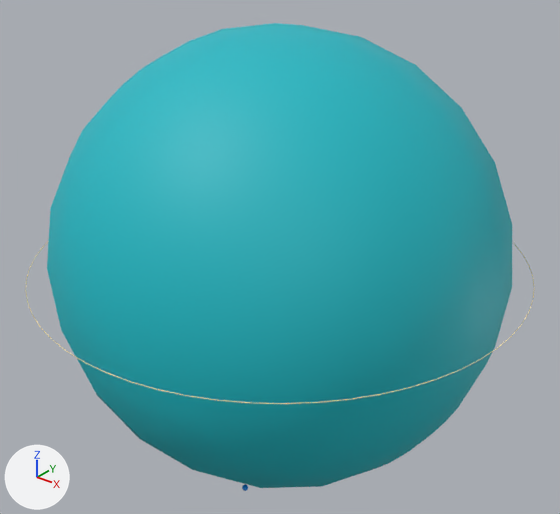
One commit to the glTF model glb/101.glb: the scene before it, then after it.
The view is the same before and after, from a 50 mm camera at (1.884, -2.355, 1.455) aimed at (0.001, -0.001, -0.004). Every picture has the same lights, and +X, +Y and +Z are marked at lower left. The first picture is the older version. Where no turn or scale is listed for an object, it has been applied to the vertices.

In view in the first picture: 'Orbital_7s_0' and 1 more.
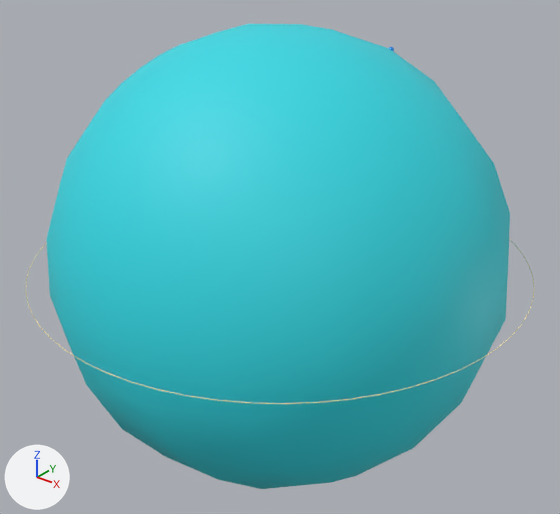
The change in detail:
Material 'TMP_orb_101_7s' (mat_tmp_orb_101_7s) changes colour from cyan #15bac5 to cyan #2fdae5; in linear values from (0.00771, 0.491, 0.558) to (0.0287, 0.701, 0.786).
Object 'Orbital_7s_0' (ob_orbital_7s_0) turns from (2.4, 47, -172) to (12, 31, -101) degrees about x, y and z.

Boxes [x1, y1, x2, y2] around the edits, measured in the pictures (560 x 514 px):
'Orbital_7s_0', recoloured, turned
    before: [47, 23, 512, 488]
    after: [46, 24, 510, 489]
